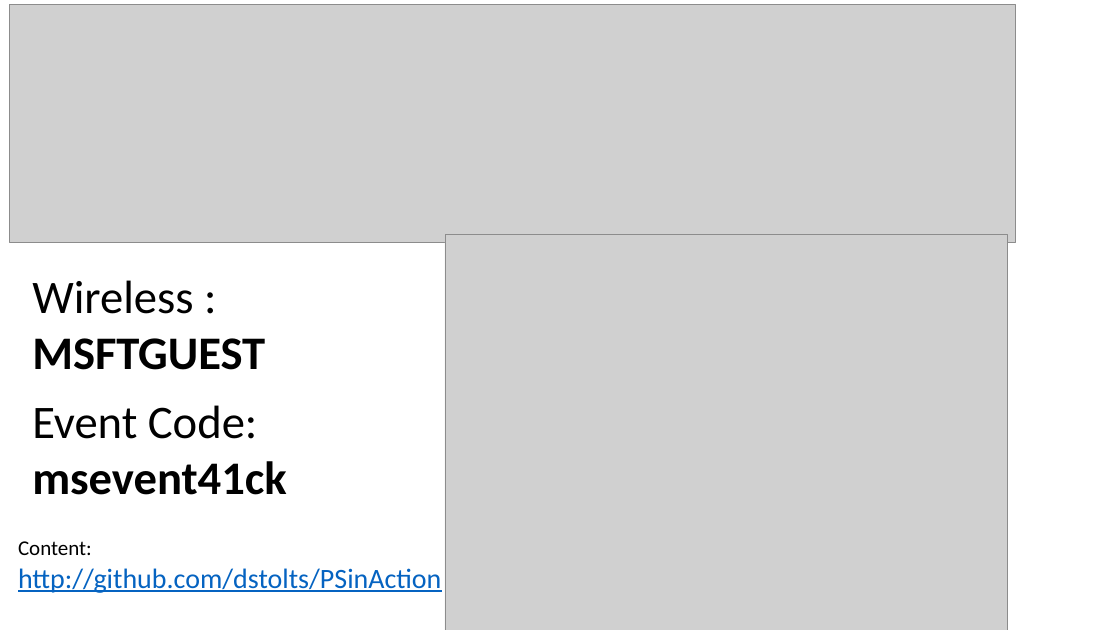
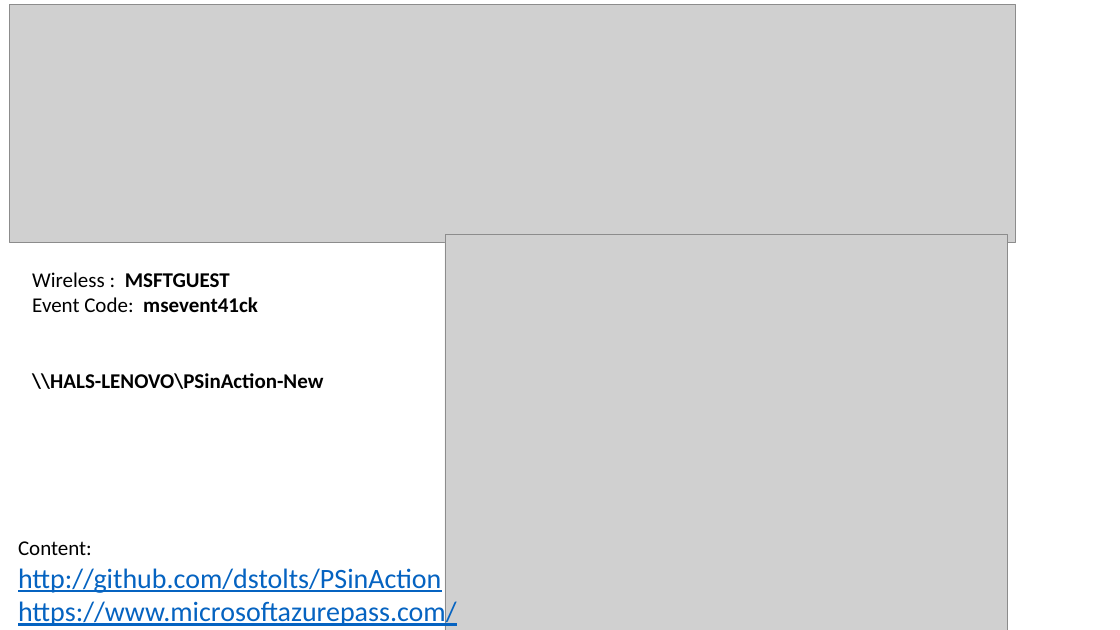
Before and after one commit to dstolts/PSinAction, a slide deck: slide 1 of PowerShellinAction-Opening.pptx. Drawn at 1120x630 pixels with LibreOffice and Linux fonts; fonts in the diff are those of the drawing; grey boxes stand for pictures. Boxes give left, top, right and bottom in pixels: in the first picture for what was removed or moved away, otherwise in the second. Text is boxed around its words. In the diff, an @@ line names an element or a change of style, - is before the commit and + after.

```diff
--- a/PowerShellinAction-Opening.pptx
+++ b/PowerShellinAction-Opening.pptx
@@ text at (32,272,258,312): size 40 to 18 pt in "Wireless : MSFTGUEST", "Event Code: msevent41ck" @@
@@ text at (32,373,323,389): paragraph added @@
+\\HALS-LENOVO\PSinAction-New
@@ text at (18,598,457,628): paragraph added @@
+https://www.microsoftazurepass.com/
```
Also in this commit, not shown: 5 other files.
